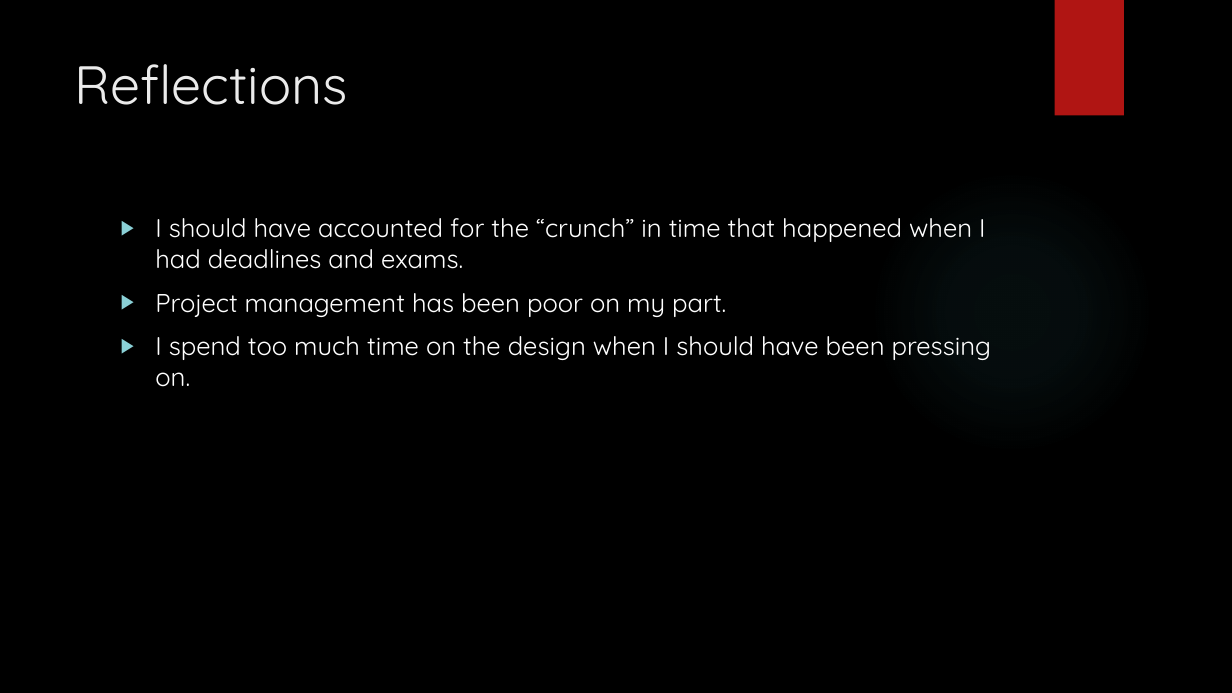
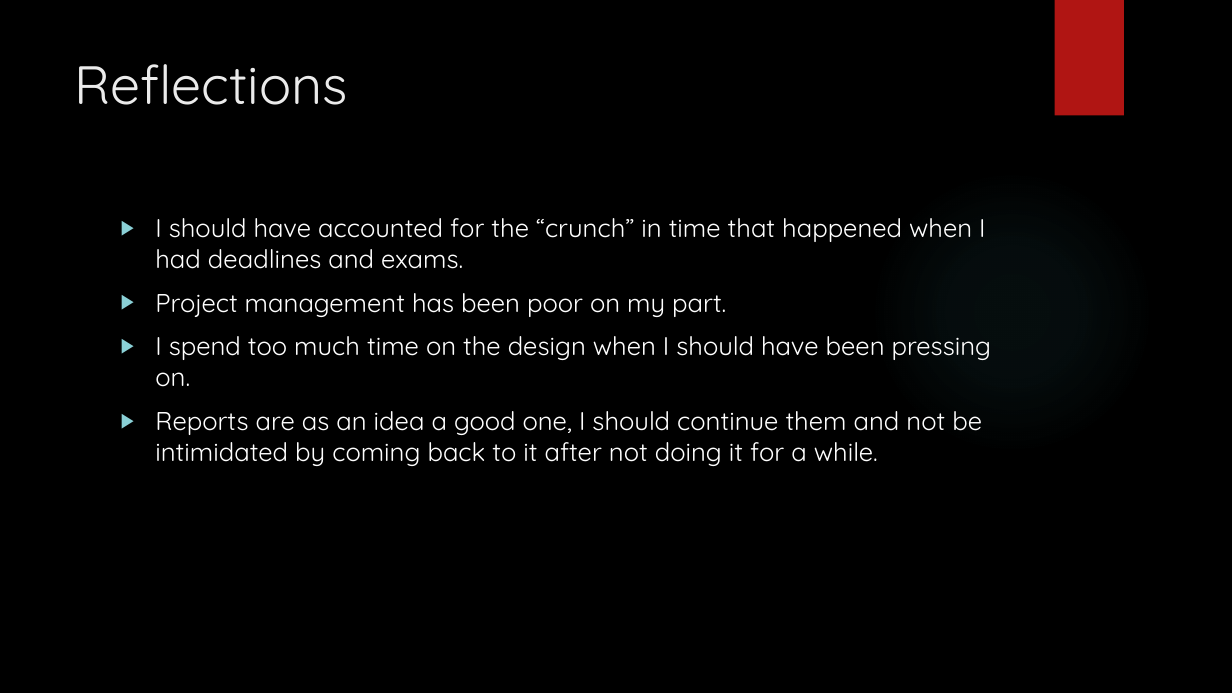
Before and after one commit to kTindalland-uni/HonoursProject, a slide deck: slide 12 of Documentation/Mid Year Review/MidYearReview.pptx (slide 11 before the commit). Drawn at 1232x693 pixels with LibreOffice and Linux fonts; fonts in the diff are those of the drawing; background and template pictures are left out. Boxes give left, top, right and bottom in pixels: in the first picture for what was removed or moved away, otherwise in the second. Text is boxed around its words. In the diff, an @@ line names an element or a change of style, - is before the commit and + after.

```diff
--- a/Documentation/Mid Year Review/MidYearReview.pptx
+++ b/Documentation/Mid Year Review/MidYearReview.pptx
@@ text at [155,411,982,466]: paragraph added @@
+▶ Reports are as an idea a good one, I should continue them and not be intimidated by coming back to it after not doing it for a while.
```
Also in this commit, not shown: 3 other slides changed, 1 slide added, 1 other file.
